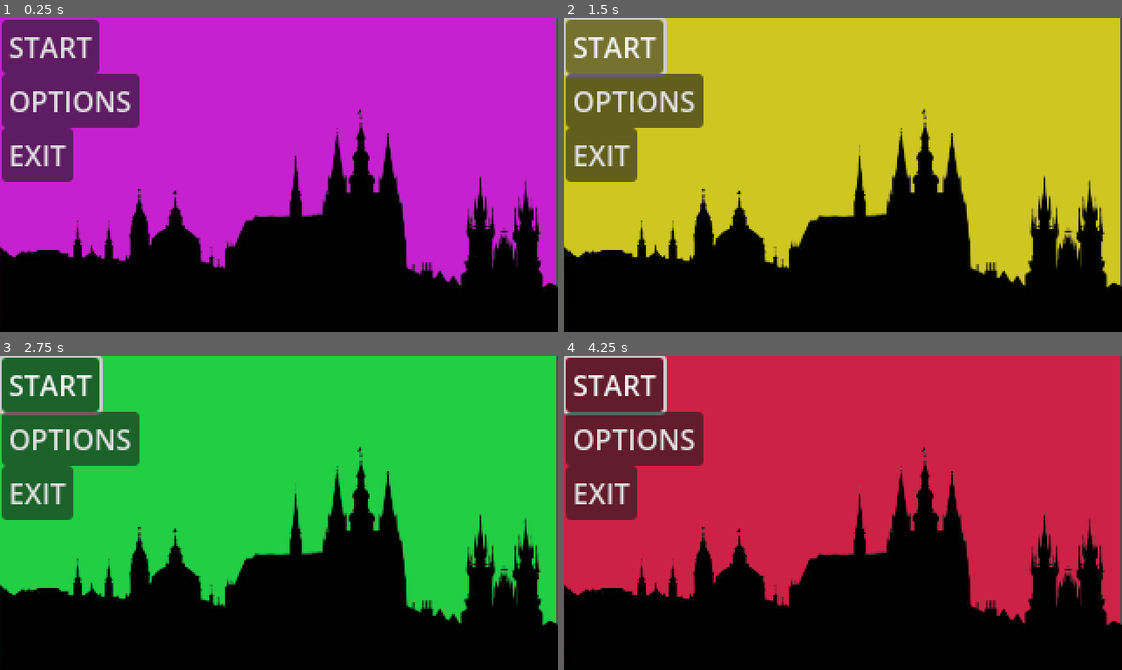
Above: before the commit, frames 1-4 (two rows, left to right).
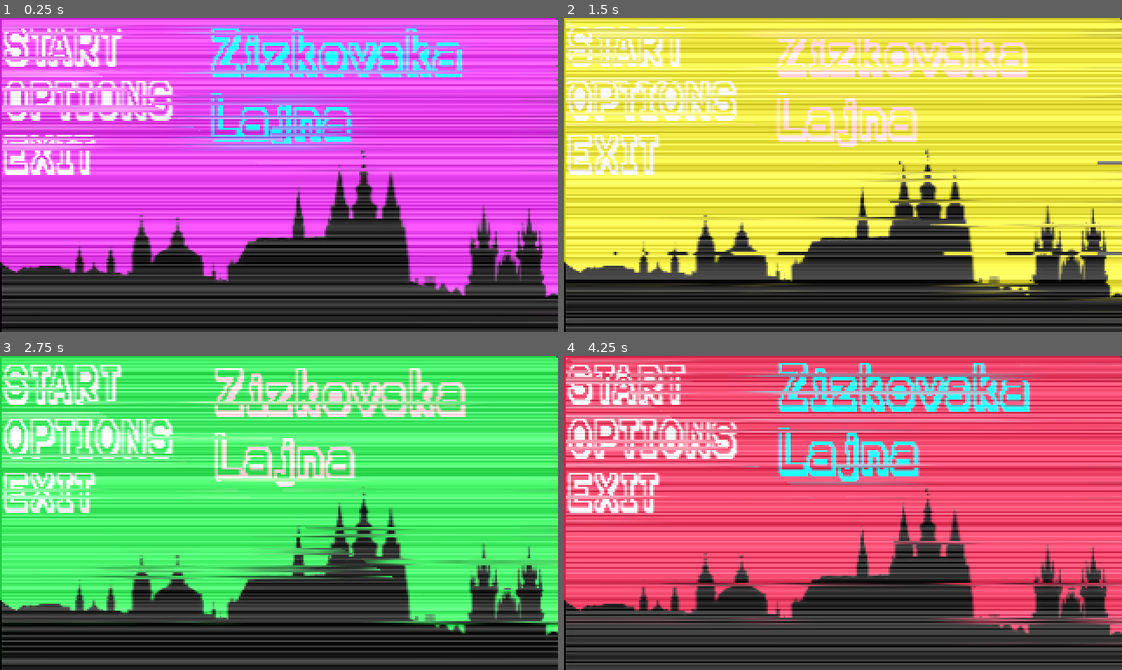
Above: after the commit, the same moments.

Repository: jarinjuan/ZizkovskaLajna
Game: Godot game, scene res://control.tscn
The game is run twice, just before and just after one commit, with the same random seed, the same clock (stepped at 60 frames per second) and the same inputs.
Inputs (mouse positions are in pixels of both pictures, inside the frame that each line leads up to):
- Up to frame 1 (0.25 s): no input
- Up to frame 2 (1.5 s): click "START" at 0.5 s; click "START" at 1.25 s
- Up to frame 3 (2.75 s): move the mouse to (401, 497) at 2.02 s; hold D (move_right) from 2.03 s (still down)
- Up to frame 4 (4.25 s): move the mouse to (731, 528) at 2.77 s; release D (move_right) at 2.78 s; hold S (move_down) 2.78-3.53 s; move the mouse to (898, 443) at 3.52 s; hold D (move_right) from 3.53 s (still down)

The runs differ from the first frame. In frame 1, 81% of the frame differs, in the area x 0-100%, y 0-100%; in frame 2, 78%; in frame 3, 76%; in frame 4, 84%.

Commit message:
added vhs filter

Diff:
--- /dev/null
+++ b/zizkovskalajna/control.gdshader
@@ -0,0 +1,27 @@
+shader_type canvas_item;
+
+uniform float time_speed : hint_range(0.1, 5.0) = 1.0;
+uniform float noise_intensity : hint_range(0.0, 1.0) = 0.3;
+uniform float line_thickness : hint_range(0.0, 0.05) = 0.02;
+uniform float glitch_strength : hint_range(0.0, 0.2) = 0.05;
+
+uniform sampler2D screen_texture : hint_screen_texture;
+
+float random(float x) {
+    return fract(sin(x) * 43758.5453);
+}
+
+void fragment() {
+    vec2 uv = UV;
+
+    float scanline = sin(uv.y * 500.0 + TIME * time_speed) * line_thickness;
+
+    float glitch = step(0.9, random(TIME + uv.y * 100.0)) * glitch_strength;
+    float noise = random(uv.y + TIME * time_speed) * noise_intensity;
+    vec3 color = texture(screen_texture, uv + vec2(glitch, 0.0)).rgb;
+
+    color += scanline;
+    color += noise;
+
+    COLOR = vec4(color, 1.0);
+}
--- a/zizkovskalajna/control.tscn
+++ b/zizkovskalajna/control.tscn
@@ -51,7 +51,40 @@
 [ext_resource type="Texture2D" uid="uid://ciwgj7nuhl8m5" path="res://Assets/Gradient background/gradient48.png" id="49_spnvb"]
 [ext_resource type="Texture2D" uid="uid://bvq3xqy3cg245" path="res://Assets/Gradient background/gradient49.png" id="50_fei02"]
 [ext_resource type="Texture2D" uid="uid://y0xwkr5eoyl8" path="res://Assets/Gradient background/gradient50.png" id="51_0mupu"]
-[ext_resource type="Script" uid="uid://bw70ts8po8ofh" path="res://animated_sprite_2d.gd" id="52_cgtu8"]
+[ext_resource type="Script" path="res://animated_sprite_2d.gd" id="52_cgtu8"]
+[ext_resource type="FontFile" uid="uid://dn0dqf7ujnavx" path="res://Assets/karmaFont/Karma Future.otf" id="53_8j0qy"]
+[ext_resource type="Script" uid="uid://yriwsvyb45k7" path="res://rich_text_label.gd" id="54_tedhf"]
+[ext_resource type="Shader" uid="uid://c76w46644uloe" path="res://control.gdshader" id="55_b6gc8"]
+
+[sub_resource type="StyleBoxEmpty" id="StyleBoxEmpty_b6gc8"]
+
+[sub_resource type="StyleBoxEmpty" id="StyleBoxEmpty_amqs4"]
+
+[sub_resource type="StyleBoxEmpty" id="StyleBoxEmpty_fegdf"]
+
+[sub_resource type="StyleBoxEmpty" id="StyleBoxEmpty_txpyq"]
+
+[sub_resource type="StyleBoxEmpty" id="StyleBoxEmpty_hvv3a"]
+
+[sub_resource type="StyleBoxEmpty" id="StyleBoxEmpty_o4pox"]
+
+[sub_resource type="StyleBoxEmpty" id="StyleBoxEmpty_40q3o"]
+
+[sub_resource type="StyleBoxEmpty" id="StyleBoxEmpty_imgy0"]
+
+[sub_resource type="StyleBoxEmpty" id="StyleBoxEmpty_t5h34"]
+
+[sub_resource type="StyleBoxEmpty" id="StyleBoxEmpty_lme8m"]
+
+[sub_resource type="StyleBoxEmpty" id="StyleBoxEmpty_368e6"]
+
+[sub_resource type="StyleBoxEmpty" id="StyleBoxEmpty_f3g82"]
+
+[sub_resource type="StyleBoxEmpty" id="StyleBoxEmpty_jl2n8"]
+
+[sub_resource type="GDScript" id="GDScript_b6gc8"]
+script/source = "extends Sprite2D
+"
 
 [sub_resource type="SpriteFrames" id="SpriteFrames_qtu10"]
 resource_local_to_scene = true
@@ -355,6 +388,13 @@
 "name": &"default",
 "speed": 10.0
 }]
+
+[sub_resource type="ShaderMaterial" id="ShaderMaterial_amqs4"]
+shader = ExtResource("55_b6gc8")
+shader_parameter/time_speed = 1.0
+shader_parameter/noise_intensity = 0.3
+shader_parameter/line_thickness = 0.02
+shader_parameter/glitch_strength = 0.05
 
 [node name="Control" type="Control"]
 layout_mode = 3
@@ -368,8 +408,21 @@
 layout_mode = 0
 offset_left = 1.0
 offset_top = 1.0
-offset_right = 57.0
+offset_right = 45.0
 offset_bottom = 32.0
+theme_override_fonts/font = ExtResource("53_8j0qy")
+theme_override_font_sizes/font_size = 25
+theme_override_styles/focus = SubResource("StyleBoxEmpty_b6gc8")
+theme_override_styles/disabled_mirrored = SubResource("StyleBoxEmpty_amqs4")
+theme_override_styles/disabled = SubResource("StyleBoxEmpty_fegdf")
+theme_override_styles/hover_pressed_mirrored = SubResource("StyleBoxEmpty_txpyq")
+theme_override_styles/hover_pressed = SubResource("StyleBoxEmpty_hvv3a")
+theme_override_styles/hover_mirrored = SubResource("StyleBoxEmpty_o4pox")
+theme_override_styles/hover = SubResource("StyleBoxEmpty_40q3o")
+theme_override_styles/pressed_mirrored = SubResource("StyleBoxEmpty_imgy0")
+theme_override_styles/pressed = SubResource("StyleBoxEmpty_t5h34")
+theme_override_styles/normal_mirrored = SubResource("StyleBoxEmpty_lme8m")
+theme_override_styles/normal = SubResource("StyleBoxEmpty_368e6")
 text = "START"
 icon_alignment = 1
 
@@ -377,16 +430,23 @@
 layout_mode = 0
 offset_left = 1.0
 offset_top = 32.0
-offset_right = 80.0
+offset_right = 63.0
 offset_bottom = 63.0
+theme_override_fonts/font = ExtResource("53_8j0qy")
+theme_override_font_sizes/font_size = 25
+theme_override_styles/normal = SubResource("StyleBoxEmpty_f3g82")
 text = "OPTIONS"
 
 [node name="buttonExit" type="Button" parent="."]
+light_mask = 2
 layout_mode = 0
 offset_left = 1.0
 offset_top = 63.0
-offset_right = 42.0
+offset_right = 35.0
 offset_bottom = 94.0
+theme_override_fonts/font = ExtResource("53_8j0qy")
+theme_override_font_sizes/font_size = 25
+theme_override_styles/normal = SubResource("StyleBoxEmpty_jl2n8")
 text = "EXIT"
 
 [node name="ParallaxBackground" type="ParallaxBackground" parent="."]
@@ -395,9 +455,10 @@
 
 [node name="Sprite2D" type="Sprite2D" parent="ParallaxBackground/ParallaxLayer"]
 z_index = 1
-position = Vector2(160.25, 90.5)
-scale = Vector2(0.525327, 0.514368)
+position = Vector2(159.75, 106)
+scale = Vector2(0.523693, 0.425287)
 texture = ExtResource("1_0fbet")
+script = SubResource("GDScript_b6gc8")
 
 [node name="ParallaxLayer2" type="ParallaxLayer" parent="ParallaxBackground"]
 
@@ -408,3 +469,32 @@
 frame_progress = 0.393301
 speed_scale = 1.96
 script = ExtResource("52_cgtu8")
+
+[node name="RichTextLabel" type="RichTextLabel" parent="."]
+layout_mode = 1
+anchors_preset = 8
+anchor_left = 0.5
+anchor_top = 0.5
+anchor_right = 0.5
+anchor_bottom = 0.5
+offset_left = -40.0
+offset_top = -89.0
+offset_right = 113.0
+offset_bottom = -9.0
+grow_horizontal = 2
+grow_vertical = 2
+theme_override_fonts/normal_font = ExtResource("53_8j0qy")
+theme_override_font_sizes/normal_font_size = 30
+bbcode_enabled = true
+text = "Zizkovska Lajna"
+fit_content = true
+script = ExtResource("54_tedhf")
+
+[node name="CanvasLayer" type="CanvasLayer" parent="."]
+
+[node name="ColorRect" type="ColorRect" parent="CanvasLayer"]
+material = SubResource("ShaderMaterial_amqs4")
+offset_left = 1.0
+offset_top = 1.0
+offset_right = 323.0
+offset_bottom = 181.0
--- /dev/null
+++ b/zizkovskalajna/rich_text_label.gd
@@ -0,0 +1,13 @@
+extends RichTextLabel
+
+var shake_amount = 0.3
+var colors = [Color.RED, Color.YELLOW, Color.PINK, Color.CYAN]
+
+func _process(delta):
+	# Random třes
+	position.x += randf_range(-shake_amount, shake_amount)
+	position.y += randf_range(-shake_amount, shake_amount)
+
+	# Změna barvy každou chvíli
+	if randi() % 10 == 0:
+		text = "[color=" + colors.pick_random().to_html() + "]Zizkovska Lajna[/color]"
Not shown, added: zizkovskalajna/control.gdshader.uid
Not shown: 1 places in zizkovskalajna/control.tscn that only renumber resources
Not shown, added: zizkovskalajna/rich_text_label.gd.uid
